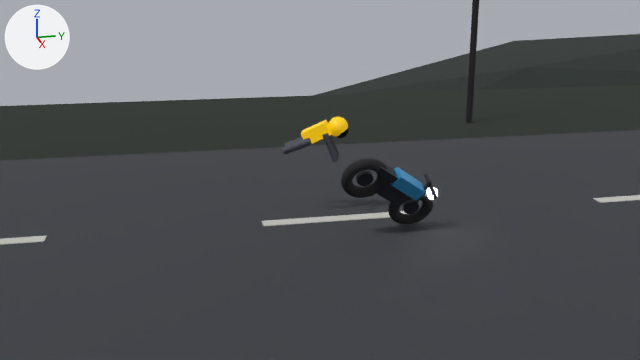
An edit to the Blender file docs/pitch-assets/zetway-crash.blend, drawn before and after from the same camera.
Both versions are drawn from the file's camera 'Camera'. The axes (+X, +Y, +Z) are drawn at upper left. The lights are the same throughout. The first picture is the older version. Both versions are drawn at frame 64 of the action 'RigAction'; the numbers are the values there.

The older version as bpy lines, for what is in view:
```python
me_cube_072 = bpy.data.meshes.new('Cube.072')
me_cube_072.from_pydata(...)  # a box spanning x -0.5..0.5, y -0.5..0.5, z -0.5..0.5
me_cube_072.materials.append(mat_screen)  # dark blue #273038
me_torus = bpy.data.meshes.new('Torus')
me_torus.from_pydata(...)  # a torus around z (ring radius 0.42, tube radius 0.13) spanning x -0.55..0.55, y -0.55..0.55, z -0.13..0.13
me_torus.materials.append(mat_rubber)  # black #1d1d1f
ob_rider = bpy.data.objects.new('Rider', None)
ob_rider.location = (-0.717, 7.756, 0.972)
ob_rider.rotation_euler = (-0.705, 0.0, -0.289)  # degrees (-40, 0, -17)
ob_rig = bpy.data.objects.new('Rig', None)
ob_rig.location = (1.1, 9.5, 0.7)
ob_rig.rotation_euler = (-0.663, 0.454, 0.0)  # degrees (-38, 26, 0)
ob_screen = bpy.data.objects.new('Screen', me_cube_072)
ob_screen.parent = ob_phoneroot
ob_screen.location = (0.0, -0.0075, 0.0)
ob_screen.scale = (0.076, 0.0015, 0.156)
ob_wheelrear = bpy.data.objects.new('WheelRear', me_torus)
ob_wheelrear.parent = ob_bikeframe
ob_wheelrear.location = (0.0, -0.78, 0.42)
ob_wheelrear.rotation_euler = (0.0, 1.571, 0.0)  # degrees (0, 90, 0)
# also in view: 'WheelFront' at (1.0, 10.4, 0.5); 'Dash1' at (0.0, 9.0, 0.0); 'LampPost' at (-10.8, 17.0, 4.8); 'Verge-1' at (-13.5, 0.0, -0.1); 'Tank' at (1.3, 10.2, 1.2)
```
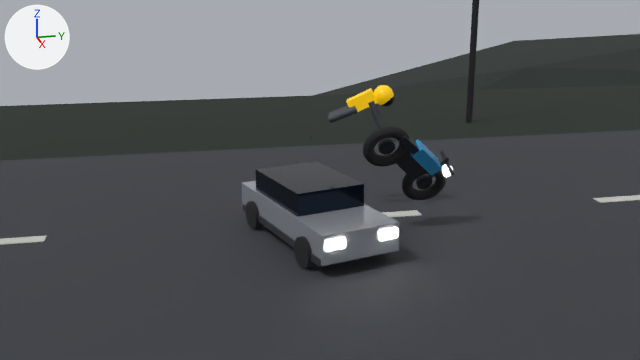
ob_rig is not drawn itself; it is the parent of ob_bikeframe.
ob_rider is not drawn itself; it is the parent of ob_torso, ob_helmet, ob_visor, ob_arml, ob_armr, ob_legl, ob_legr.

Diff of the bpy script that builds the scene:
```diff
--- a/docs/pitch-assets/zetway-crash.blend.py
+++ b/docs/pitch-assets/zetway-crash.blend.py
@@ me_cube_071 @@
 me_cube_071.from_pydata(...)  # 8 vertices, 6 faces; spans x -0.5..0.5, y -0.5..0.5, z -0.5..0.5
-me_cube_071.materials.append(mat_phonebody)  # black #19191e
+me_cube_071.materials.append(mat_carpaint)  # light grey #bfc4cb
@@ me_cube_072 @@
 me_cube_072.from_pydata(...)  # 8 vertices, 6 faces; spans x -0.5..0.5, y -0.5..0.5, z -0.5..0.5
-me_cube_072.materials.append(mat_screen)  # dark blue #273038
+me_cube_072.materials.append(mat_carglass)  # dark blue #27303f
@@ ob_rig @@
 ob_rig = bpy.data.objects.new('Rig', None)
-ob_rig.location = (1.1, 9.5, 0.7)
-ob_rig.rotation_euler = (-0.663, 0.454, 0.0)  # degrees (-38, 26, 0)
+ob_rig.location = (1.0, 9.9, 1.35)
+ob_rig.rotation_euler = (-0.803, 0.454, 0.0)  # degrees (-46, 26, 0)
@@ ob_rider @@
 ob_rider = bpy.data.objects.new('Rider', None)
-ob_rider.location = (-0.717, 7.756, 0.972)
+ob_rider.location = (-0.717, 8.893, 1.713)
 ob_rider.rotation_euler = (-0.705, 0.0, -0.289)  # degrees (-40, 0, -17)
@@ ob_carheadlight1 @@
+ob_carheadlight1 = bpy.data.objects.new('CarHeadlight1', me_cube_076)  # a box spanning x -0.5..0.5, y -0.5..0.5, z -0.5..0.5; in mat_carhead (white #fffcf3, glowing white #fffcf1)
+ob_carheadlight1.parent = ob_car
+ob_carheadlight1.location = (0.62, 2.14, 0.72)
+ob_carheadlight1.scale = (0.42, 0.06, 0.2)
@@ ob_car @@
+ob_car = bpy.data.objects.new('Car', None)
+ob_car.location = (1.292, 8.003, 0.0)
+ob_car.rotation_euler = (0.0, 0.0, 4.989)  # degrees (0, 0, 286)
@@ ob_carheadlight_1 @@
+ob_carheadlight_1 = bpy.data.objects.new('CarHeadlight-1', me_cube_074)  # a box spanning x -0.5..0.5, y -0.5..0.5, z -0.5..0.5; in mat_carhead (white #fffcf3, glowing white #fffcf1)
+ob_carheadlight_1.parent = ob_car
+ob_carheadlight_1.location = (-0.62, 2.14, 0.72)
+ob_carheadlight_1.scale = (0.42, 0.06, 0.2)
@@ ob_carwheel1_1_36 @@
+ob_carwheel1_1_36 = bpy.data.objects.new('CarWheel1-1.36', me_cylinder_012)  # a 24-sided cylinder along z spanning x -0.33..0.33, y -0.33..0.33, z -0.12..0.12; in mat_carrubber (black #1d1d1f)
+ob_carwheel1_1_36.parent = ob_car
+ob_carwheel1_1_36.location = (0.86, -1.36, 0.33)
+ob_carwheel1_1_36.rotation_euler = (0.0, 1.571, 0.0)  # degrees (0, 90, 0)
@@ ob_carwheel11_34 @@
+ob_carwheel11_34 = bpy.data.objects.new('CarWheel11.34', me_cylinder_012.copy())
+ob_carwheel11_34.parent = ob_car
+ob_carwheel11_34.location = (0.86, 1.34, 0.33)
+ob_carwheel11_34.rotation_euler = (0.0, 1.571, 0.0)  # degrees (0, 90, 0)
@@ ob_carsill @@
+ob_carsill = bpy.data.objects.new('CarSill', me_cube_073)  # a box spanning x -0.5..0.5, y -0.5..0.5, z -0.5..0.5; in mat_carsill (dark grey #303338)
+ob_carsill.parent = ob_car
+ob_carsill.location = (0.0, 0.0, 0.34)
+ob_carsill.scale = (1.84, 4.05, 0.16)
@@ ob_carcabin @@
+ob_carcabin = bpy.data.objects.new('CarCabin', me_cube_072)
+ob_carcabin.parent = ob_car
+ob_carcabin.location = (0.0, -0.28, 1.17)
+ob_carcabin.scale = (1.62, 2.25, 0.52)
@@ ob_carbody @@
+ob_carbody = bpy.data.objects.new('CarBody', me_cube_071)
+ob_carbody.parent = ob_car
+ob_carbody.location = (0.0, 0.0, 0.62)
+ob_carbody.scale = (1.78, 4.25, 0.62)
```

What differs and where, as boxes [x1, y1, x2, y2] in the pictures (640 x 360 px):
'CarBody', added
    after: [242, 181, 400, 266]
'CarCabin', added
    after: [255, 161, 364, 217]
'WheelRear', moved, turned
    before: [341, 158, 388, 198]
    after: [363, 126, 410, 167]
'WheelFront', moved, turned
    before: [388, 192, 433, 224]
    after: [402, 169, 447, 200]
'Tank', moved, turned
    before: [391, 167, 426, 201]
    after: [410, 139, 442, 175]
'Engine', moved, turned
    before: [376, 181, 409, 206]
    after: [395, 151, 425, 179]
'Torso', moved
    before: [301, 120, 331, 144]
    after: [346, 88, 377, 112]
'Helmet', moved
    before: [328, 117, 348, 137]
    after: [373, 85, 394, 105]
'CarWheel11.34', added (black)
    after: [294, 236, 316, 269]
'LegR', moved
    before: [282, 138, 312, 155]
    after: [327, 106, 358, 123]
'WheelRearRim', moved, turned
    before: [356, 171, 374, 186]
    after: [378, 139, 395, 155]
'Seat', moved, turned
    before: [375, 159, 398, 183]
    after: [399, 135, 419, 155]
'CarSill', added
    after: [243, 204, 375, 267]
'ArmR', moved
    before: [322, 133, 339, 162]
    after: [368, 101, 384, 129]
'WheelFrontRim', moved, turned
    before: [402, 199, 419, 214]
    after: [416, 175, 433, 189]
'CarWheel1-1.36', added
    after: [245, 201, 264, 229]
'CarHeadlight1', added
    after: [326, 238, 346, 251]
'CarHeadlight-1', added
    after: [379, 228, 398, 241]
'Fork', moved, turned
    before: [410, 180, 433, 212]
    after: [422, 156, 450, 187]
'Bars', moved, turned
    before: [424, 174, 437, 199]
    after: [440, 151, 454, 175]
'HeadlightGlass', moved, turned
    before: [426, 187, 438, 200]
    after: [442, 164, 453, 177]
'LegL', moved (mostly hidden)
    before: [284, 137, 303, 146]
    after: [329, 105, 349, 115]
'Visor', moved
    before: [337, 128, 349, 138]
    after: [382, 96, 394, 107]
'ArmL', moved
    before: [329, 135, 340, 157]
    after: [375, 104, 384, 125]
